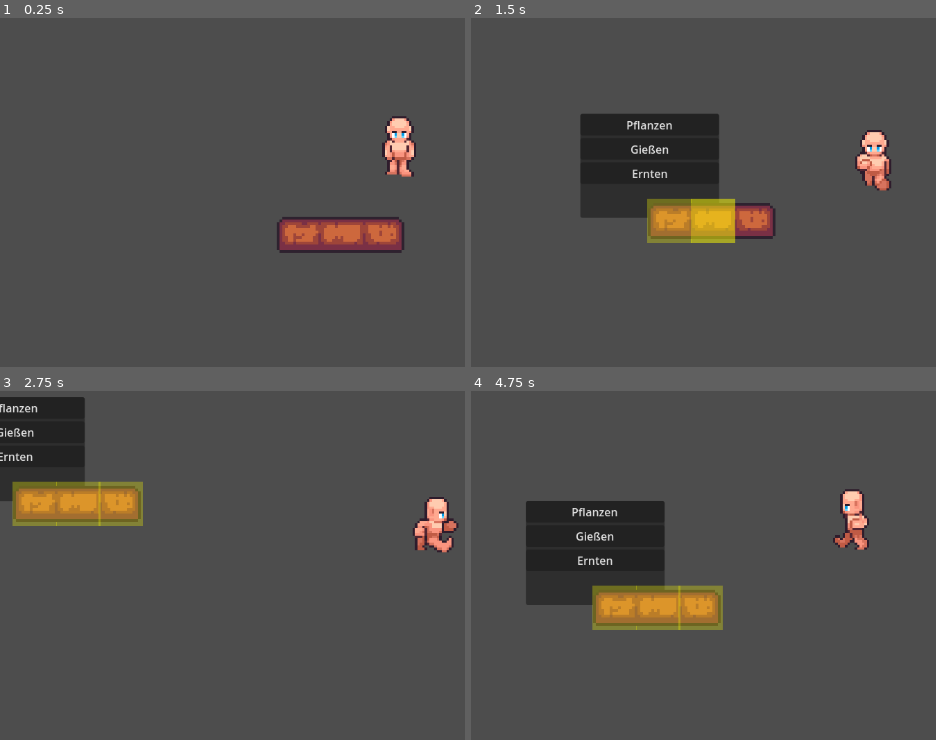
Above: before the commit, frames 1-4 (two rows, left to right).
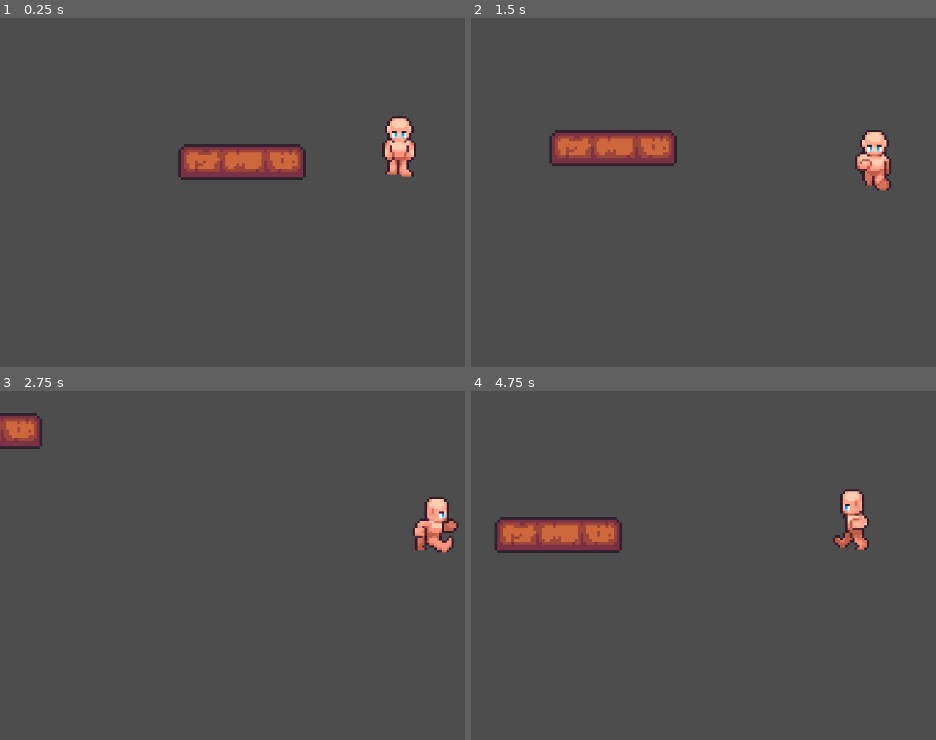
Above: after the commit, the same moments.

Repository: XDCocker420/Farming-Game-Project
Game: Godot game, scene res://scenes/maps/bill.tscn
Same seed, same stepped clock (60 frames per second), same inputs: the game is played once before the commit and once after it. This scene is started directly instead of the project's main scene.
Inputs (mouse positions are in pixels of both pictures, inside the frame that each line leads up to):
- Up to frame 1 (0.25 s): no input
- Up to frame 2 (1.5 s): move the mouse to (768, 234) at 0.52 s; hold D (move_right) 0.53-1.28 s; hold E (interact) 0.53-1.28 s; click (768, 234) at 0.67 s; move the mouse to (731, 234) at 1.27 s; hold S (move_down) from 1.28 s (still down); click (731, 234) at 1.35 s
- Up to frame 3 (2.75 s): move the mouse to (279, 527) at 2.02 s; release S (move_down) at 2.03 s; hold D (move_right) from 2.03 s (still down); hold Shift (sprint) from 2.03 s (still down); click (279, 527) at 2.17 s
- Up to frame 4 (4.75 s): move the mouse to (829, 638) at 2.77 s; release D (move_right) at 2.78 s; release Shift (sprint) at 2.78 s; hold W (move_up) 2.78-3.53 s; tap E (interact) at 2.85 s; click (829, 638) at 2.92 s; move the mouse to (outside the picture) at 3.52 s; press the mouse at (outside the picture) at 3.53 s; hold A (move_left) from 3.53 s (still down); move the mouse to (629, 481) at 4.27 s; release the mouse at (629, 481) at 4.28 s; tap Shift (sprint) at 4.35 s; click (629, 481) at 4.42 s

The runs differ from the first frame. In frame 1, 5.6% of the frame differs, in the area x 38-87%, y 36-68%; in frame 2, 11%; in frame 3, 7.9%; in frame 4, 12%, in the area x 5-55%, y 31-69%.

Commit message:
Fixed a bug where farming_gui sometimes was visible when no field was selected

Diff:
--- a/scenes/maps/bill.tscn
+++ b/scenes/maps/bill.tscn
@@ -9,13 +9,17 @@
 [node name="Player" parent="." instance=ExtResource("1_7s4qw")]
 unique_name_in_owner = true
 z_index = 5
-position = Vector2(74, -83)
+position = Vector2(216, 22)
 
 [node name="Camera" type="Camera2D" parent="Player"]
 position_smoothing_enabled = true
 position_smoothing_speed = 7.0
 
 [node name="FarmingGUI" parent="." instance=ExtResource("2_w12eg")]
+offset_left = 85.0
+offset_top = -43.0
+offset_right = 85.0
+offset_bottom = -43.0
 
 [node name="Field" parent="." instance=ExtResource("3_i13pp")]
 position = Vector2(-9, 4)
--- a/scenes/maps/game_map.tscn
+++ b/scenes/maps/game_map.tscn
@@ -79,6 +79,7 @@
 position = Vector2(437, 906)
 
 [node name="FarmingGUI" parent="Map" instance=ExtResource("9_8m1fq")]
+visible = false
 offset_left = 537.0
 offset_top = 862.0
 offset_right = 537.0
--- a/scripts/farming/field.gd
+++ b/scripts/farming/field.gd
@@ -34,6 +34,20 @@
 		farming_ui.plant_requested.connect(_on_plant_requested)
 		farming_ui.water_requested.connect(_on_water_requested)
 		farming_ui.harvest_requested.connect(_on_harvest_requested)
+		_update_ui_visibility()
+
+func _any_field_selected() -> bool:
+	for field in get_tree().get_nodes_in_group("fields"):
+		if field.is_selected:
+			return true
+	return false
+
+func _update_ui_visibility() -> void:
+	if farming_ui:
+		if _any_field_selected():
+			farming_ui.show_ui()
+		else:
+			farming_ui.hide_ui()
 
 func _on_mouse_entered() -> void:
 	selection_highlight.color = Color(1, 1, 0, 0.5)
@@ -49,16 +63,7 @@
 	if event is InputEventMouseButton and event.button_index == MOUSE_BUTTON_LEFT and event.pressed:
 		is_selected = !is_selected
 		selection_highlight.visible = is_selected
-		if is_selected and farming_ui:
-			farming_ui.show_ui()
-		else:
-			var any_selected = false
-			for field in get_tree().get_nodes_in_group("fields"):
-				if field != self and field.is_selected:
-					any_selected = true
-					break
-			if not any_selected and farming_ui:
-				farming_ui.hide_ui()
+		_update_ui_visibility()
 
 func _on_plant_requested() -> void:
 	if is_selected and not has_node("Carrot"):
@@ -83,3 +88,4 @@
 				is_selected = false
 				selection_highlight.visible = false
 				selection_highlight.color = Color(1, 1, 0, 0.3)
+				_update_ui_visibility()
